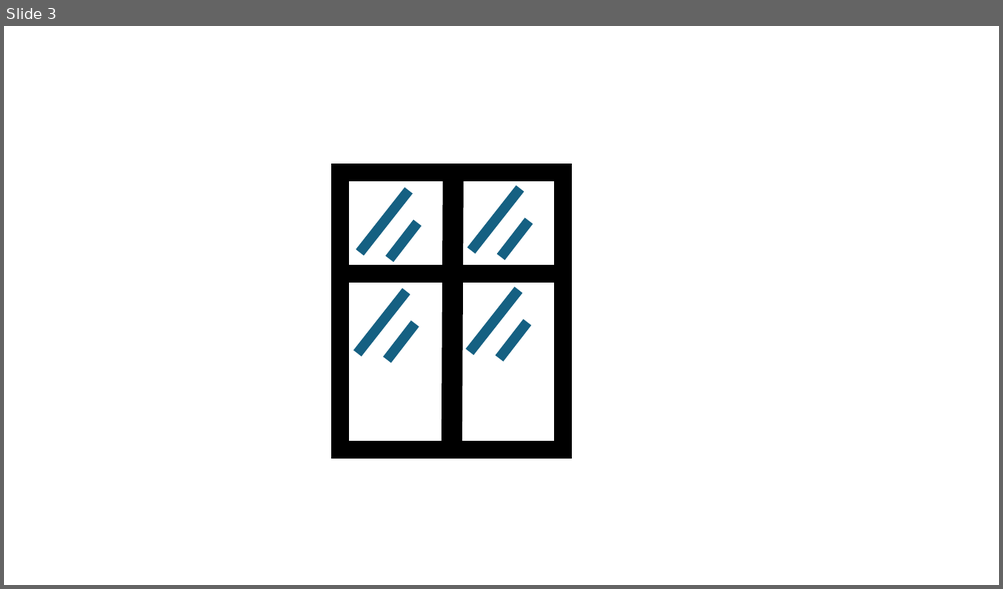
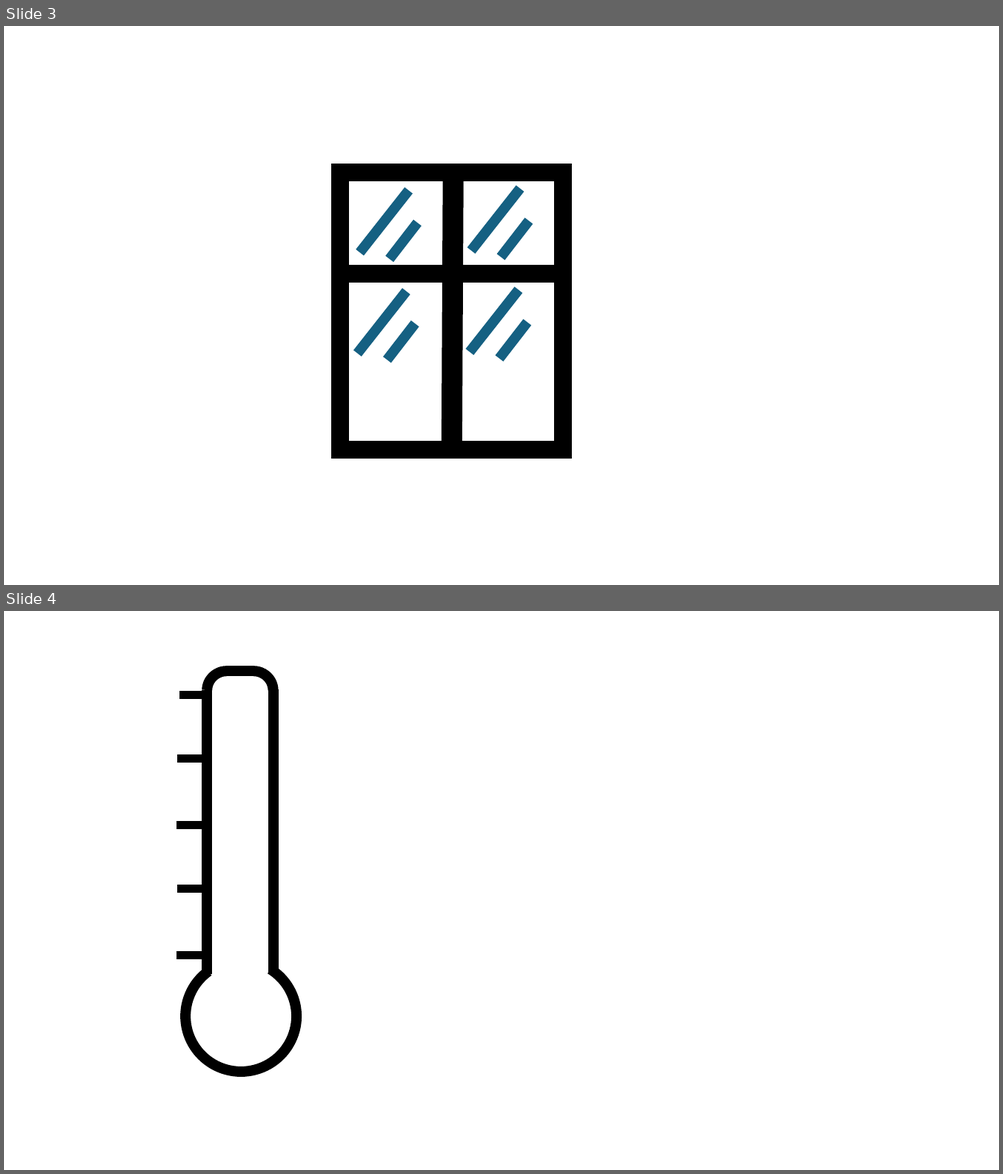
Before and after one commit to arpadkov/EnviroControl, a slide deck: EnviroControl/Resources/icons/designer.pptx. Shown one above the other, each under a label of ours: slide 3 before the commit, slides 3 and 4 after it. The pictures are 1003x589 and 1003x1174 pixels, drawn with LibreOffice and Linux fonts; fonts in the diff are those of the drawing. Boxes give left, top, right and bottom in pixels: in the first picture for what was removed or moved away, otherwise in the second. Text is boxed around its words. In the diff, an @@ line names an element or a change of style, - is before the commit and + after.

```diff
--- a/EnviroControl/Resources/icons/designer.pptx
+++ b/EnviroControl/Resources/icons/designer.pptx
@@ slide 4 added at <box>4,611,999,1170</box>, background #FFFFFF @@
@@ arc (boxed as its full ellipse) added at <box>207,672,246,710</box>, outline #000000 10 pt @@
@@ line added from (226, 672) to (254, 672), #000000 10 pt @@
@@ arc (boxed as its full ellipse) added at <box>234,672,273,710</box>, outline #000000 10 pt @@
@@ line added from (179, 695) to (207, 695), #000000 8 pt @@
@@ line added from (207, 690) to (207, 975), #000000 10 pt @@
@@ line added from (273, 690) to (273, 975), #000000 10 pt @@
@@ line added from (177, 759) to (205, 759), #000000 8 pt @@
@@ line added from (176, 825) to (204, 825), #000000 8 pt @@
@@ line added from (177, 889) to (205, 889), #000000 8 pt @@
@@ line added from (176, 956) to (204, 956), #000000 8 pt @@
@@ arc (boxed as its full ellipse) added at <box>185,961,296,1072</box>, outline #000000 10 pt @@
```
Also in this commit, not shown: 1 slide removed, 2 other files.
